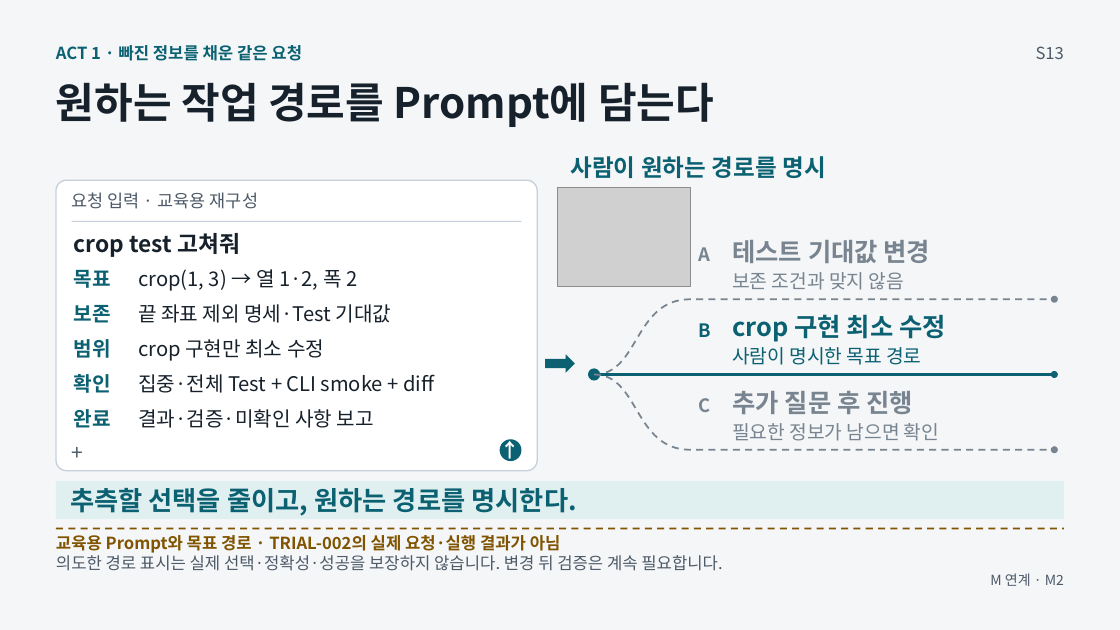
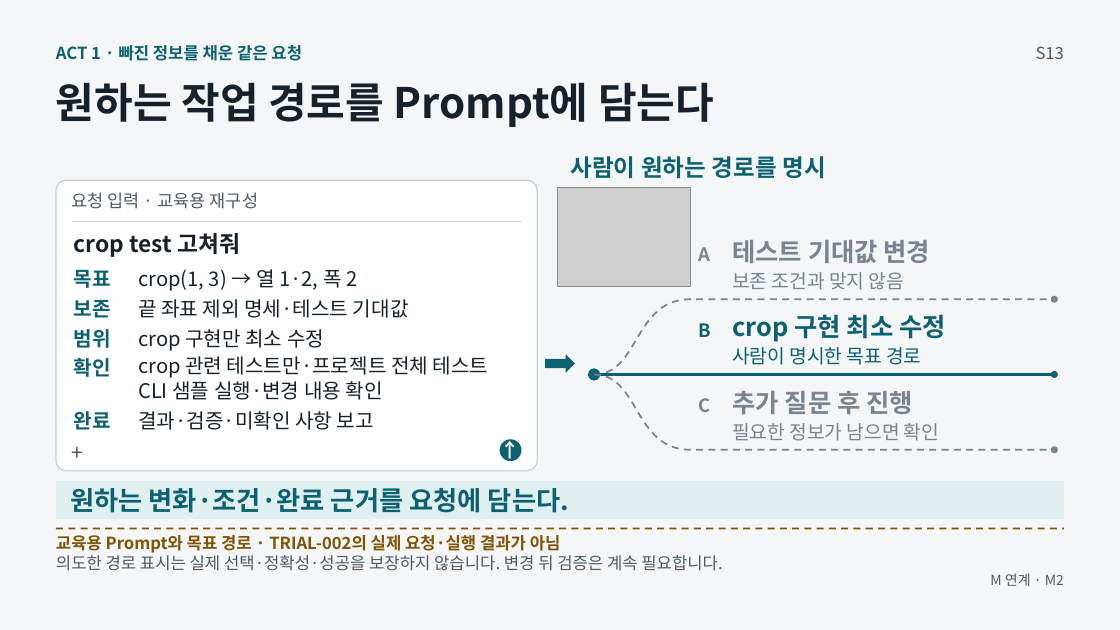
Before and after one commit to GideokKim/ai-dev-training, a slide deck: slide 3 of production/ACT_1.pptx. Drawn at 1120x630 pixels with LibreOffice and Linux fonts; fonts in the diff are those of the drawing; grey boxes stand for pictures. Boxes give left, top, right and bottom in pixels: in the first picture for what was removed or moved away, otherwise in the second. Text is boxed around its words. In the diff, an @@ line names an element or a change of style, - is before the commit and + after.

```diff
--- a/production/ACT_1.pptx
+++ b/production/ACT_1.pptx
@@ text "보존": place and size @@
-text "보존" at (73,305,110,323)
+text "보존" at (73,300,110,318)
@@ text at (138,299,409,318): text changed @@
-끝 좌표 제외 명세·Test 기대값
+끝 좌표 제외 명세·테스트 기대값
@@ text "범위": place and size @@
-text "범위" at (73,339,110,358)
+text "범위" at (73,329,110,348)
@@ text "crop 구현만 최소 수정": place and size @@
-text "crop 구현만 최소 수정" at (138,339,324,361)
+text "crop 구현만 최소 수정" at (138,329,324,351)
@@ text "확인": place and size @@
-text "확인" at (73,374,110,393)
+text "확인" at (73,358,110,377)
@@ text at (138,356,489,400): text changed @@
-집중·전체 Test + CLI smoke + diff
+crop 관련 테스트만·프로젝트 전체 테스트
+CLI 샘플 실행·변경 내용 확인
@@ text at (70,488,569,513): text changed @@
-추측할 선택을 줄이고, 원하는 경로를 명시한다.
+원하는 변화·조건·완료 근거를 요청에 담는다.
```
Also in this commit, not shown: 12 other slides changed, 46 other files.
